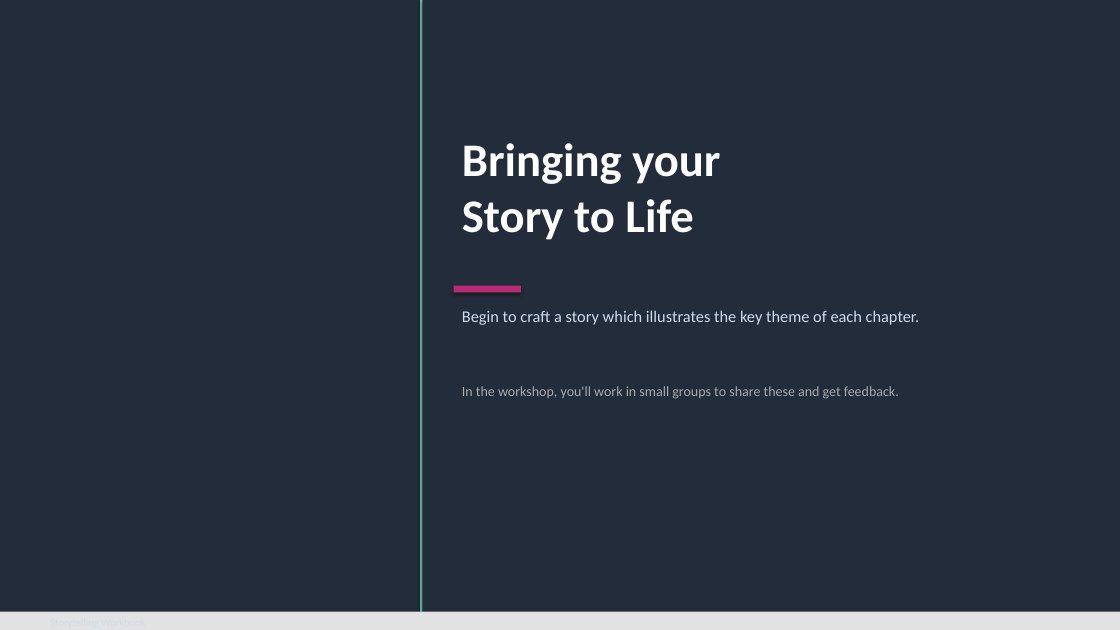
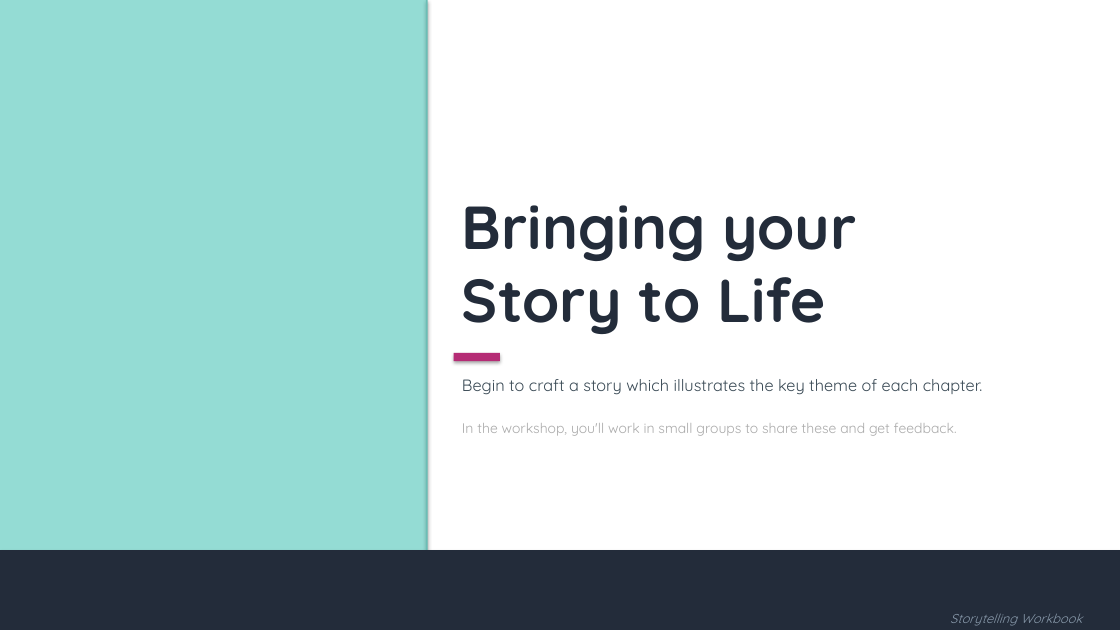
Before and after one commit to Storytelling-Workbook/Interactive-session, a slide deck: slide 12 of Storytelling_Workbook.pptx. Drawn at 1120x630 pixels with LibreOffice and Linux fonts; fonts in the diff are those of the drawing. Boxes give left, top, right and bottom in pixels: in the first picture for what was removed or moved away, otherwise in the second. Text is boxed around its words. In the diff, an @@ line names an element or a change of style, - is before the commit and + after.

```diff
--- a/Storytelling_Workbook.pptx
+++ b/Storytelling_Workbook.pptx
@@ background #232C3A to #FFFFFF @@
@@ rectangle: place and size @@
-rectangle at [0, 0, 420, 630]
+rectangle at [0, 0, 426, 550]
@@ rectangle at [0, 0, 426, 550]: fill #232C3A to #94DCD4 @@
@@ rectangle: place and size @@
-rectangle at [420, 0, 423, 630]
+rectangle at [426, 0, 428, 550]
@@ text "Bringing your Story to Life": place and size @@
-text "Bringing your Story to Life" at [462, 143, 720, 240]
+text "Bringing your Story to Life" at [462, 205, 856, 334]
@@ text "Bringing your Story to Life" at [462, 205, 856, 334]: size 40 to 52 pt, font Calibri to Quicksand, text colour #FFFFFF to #232C3A @@
@@ rectangle: place and size @@
-rectangle at [454, 286, 521, 292]
+rectangle at [454, 353, 500, 361]
@@ text "Begin to craft a story ...": place and size @@
-text "Begin to craft a story ..." at [462, 310, 920, 325]
+text "Begin to craft a story ..." at [462, 379, 982, 395]
@@ text "Begin to craft a story ..." at [462, 379, 982, 395]: font Calibri to Quicksand, text colour #CCDDEE to #3A4A55 @@
@@ text "In the workshop, you'll work ...": place and size @@
-text "In the workshop, you'll work ..." at [462, 386, 899, 399]
+text "In the workshop, you'll work ..." at [462, 423, 957, 436]
@@ text "In the workshop, you'll work ..." at [462, 423, 957, 436]: font Calibri to Quicksand @@
@@ rectangle: place and size @@
-rectangle at [423, 0, 1120, 630]
+rectangle at [0, 550, 1120, 630]
@@ text "Storytelling Workbook": place and size @@
-text "Storytelling Workbook" at [0, 612, 1120, 630]
+text "Storytelling Workbook" at [950, 614, 1083, 626]
@@ text "Storytelling Workbook" at [950, 614, 1083, 626]: fill #E2E2E2 to none; shadow off @@
@@ text at [950, 614, 1083, 626]: text added @@
+Storytelling Workbook
```
Also in this commit, not shown: 23 other slides changed.
